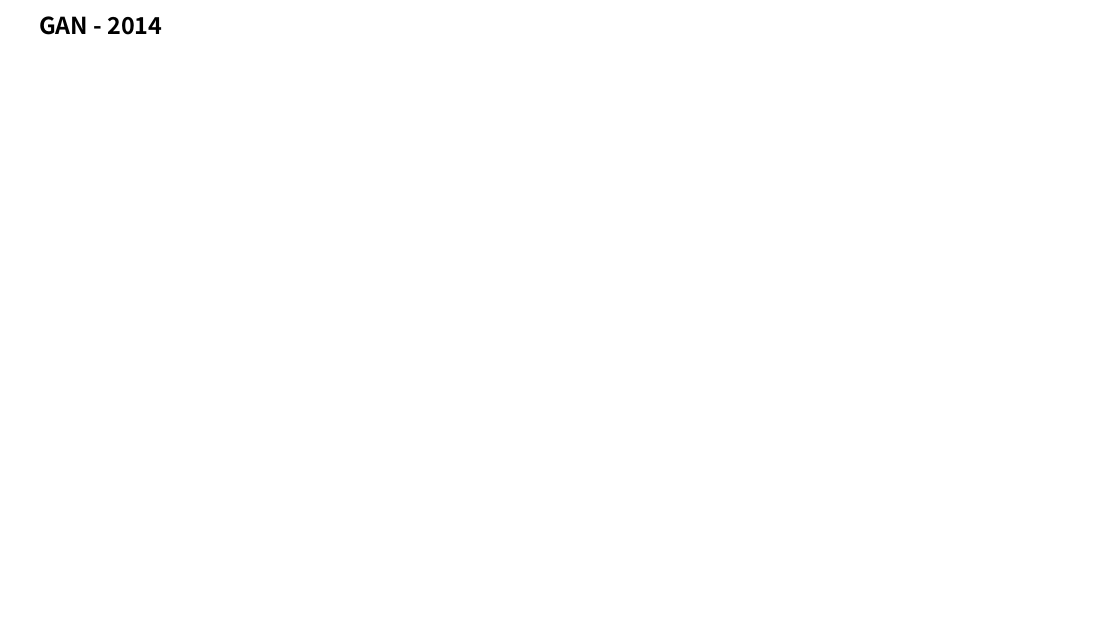
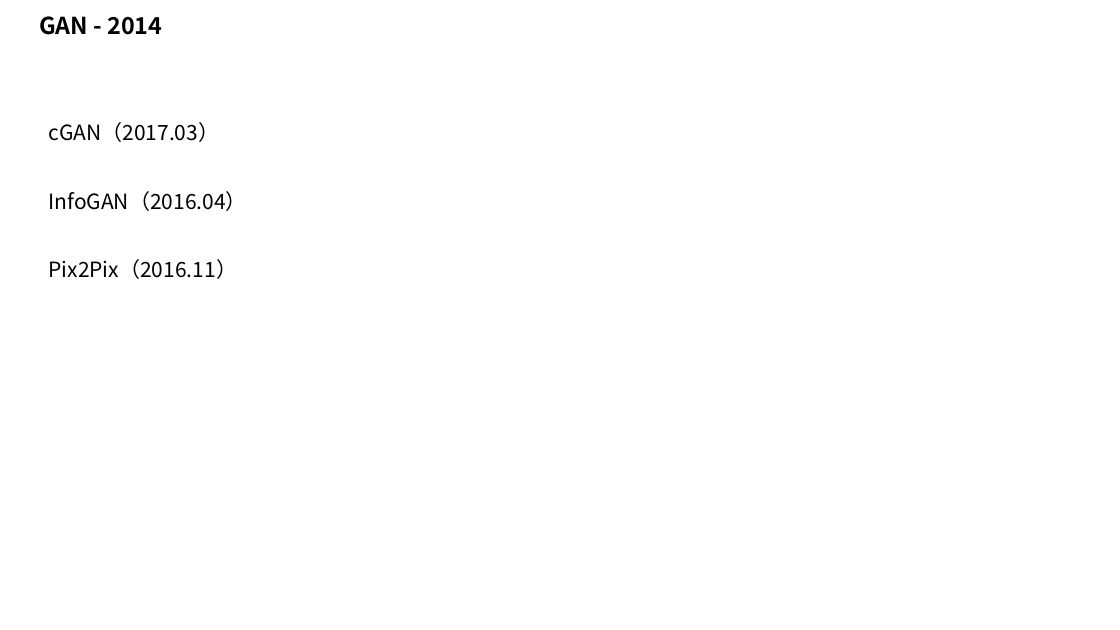
Before and after one commit to taylorguo/GAN_Understanding_Practicing, a slide deck: slide 3 of GAN_Understanding/GANunderstanding.pptx. Drawn at 1120x630 pixels with LibreOffice and Linux fonts; fonts in the diff are those of the drawing. Boxes give left, top, right and bottom in pixels: in the first picture for what was removed or moved away, otherwise in the second. Text is boxed around its words. In the diff, an @@ line names an element or a change of style, - is before the commit and + after.

```diff
--- a/GAN_Understanding/GANunderstanding.pptx
+++ b/GAN_Understanding/GANunderstanding.pptx
@@ text added at [49, 122, 247, 279], 18 pt, text #000000 @@
+cGAN（2017.03）
+InfoGAN（2016.04）
+Pix2Pix（2016.11）
```
Also in this commit, not shown: 1 slide added.
